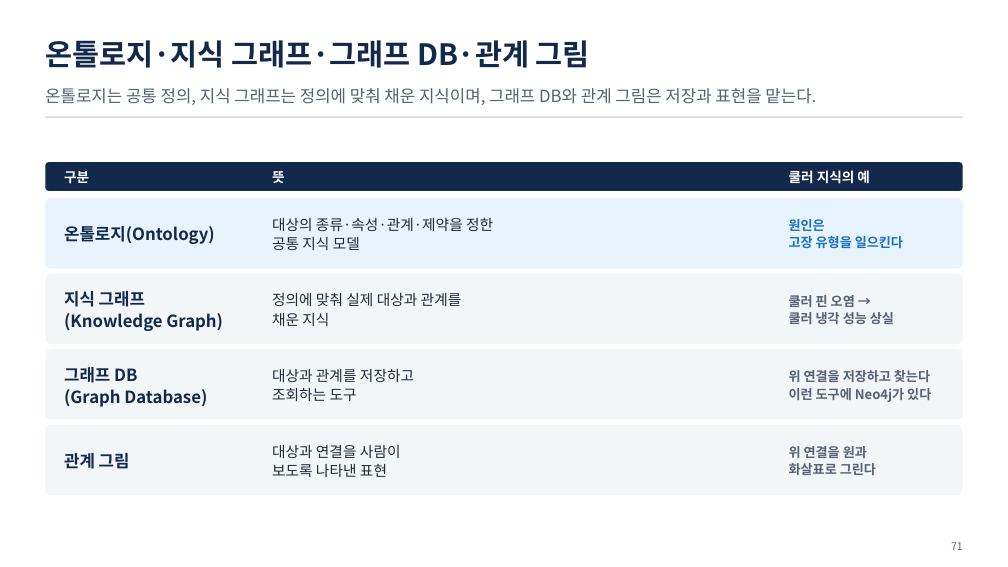
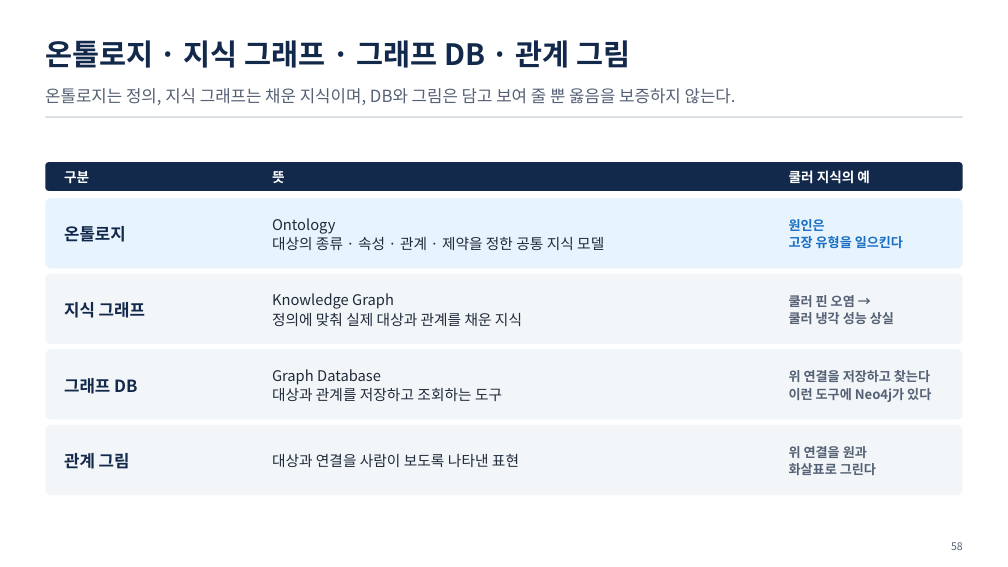
Before and after one commit to uengine-oss/hyd-iot-edu, a slide deck: slide 58 of workspace/강의제작/산출물/실전반/이론/01회차/실전반_01일차.pptx (slide 71 before the commit). Drawn at 1008x567 pixels with LibreOffice and Linux fonts; fonts in the diff are those of the drawing. Boxes give left, top, right and bottom in pixels: in the first picture for what was removed or moved away, otherwise in the second. Text is boxed around its words. In the diff, an @@ line names an element or a change of style, - is before the commit and + after.

```diff
--- a/workspace/강의제작/산출물/실전반/이론/01회차/실전반_01일차.pptx
+++ b/workspace/강의제작/산출물/실전반/이론/01회차/실전반_01일차.pptx
@@ text at <box>45,40,630,68</box>: spaces changed @@
-온톨로지·지식 그래프·그래프 DB·관계 그림
+온톨로지 · 지식 그래프 · 그래프 DB · 관계 그림
@@ text at <box>45,88,736,105</box>: text changed @@
-온톨로지는 공통 정의, 지식 그래프는 정의에 맞춰 채운 지식이며, 그래프 DB와 관계 그림은 저장과 표현을 맡는다.
+온톨로지는 정의, 지식 그래프는 채운 지식이며, DB와 그림은 담고 보여 줄 뿐 옳음을 보증하지 않는다.
@@ text at <box>64,226,126,242</box>: text changed @@
-온톨로지(Ontology)
+온톨로지
@@ text at <box>272,218,604,250</box>: text changed @@
-대상의 종류·속성·관계·제약을 정한
-공통 지식 모델
+Ontology
+대상의 종류 · 속성 · 관계 · 제약을 정한 공통 지식 모델
@@ text at <box>272,293,522,326</box>: text changed @@
-정의에 맞춰 실제 대상과 관계를
-채운 지식
+Knowledge Graph
+정의에 맞춰 실제 대상과 관계를 채운 지식
@@ text at <box>64,302,145,318</box>: text changed @@
-지식 그래프
-(Knowledge Graph)
+지식 그래프
@@ text at <box>64,378,137,394</box>: text changed @@
-그래프 DB
-(Graph Database)
+그래프 DB
@@ text at <box>272,369,502,401</box>: text changed @@
-대상과 관계를 저장하고
-조회하는 도구
+Graph Database
+대상과 관계를 저장하고 조회하는 도구
@@ text at <box>272,454,519,467</box>: text changed @@
-대상과 연결을 사람이
-보도록 나타낸 표현
+대상과 연결을 사람이 보도록 나타낸 표현
@@ text at <box>951,542,963,550</box>: text changed @@
-71
+58
```
Also in this commit, not shown: 42 other slides changed, 27 slides added, 43 slides removed, 9 other files.
